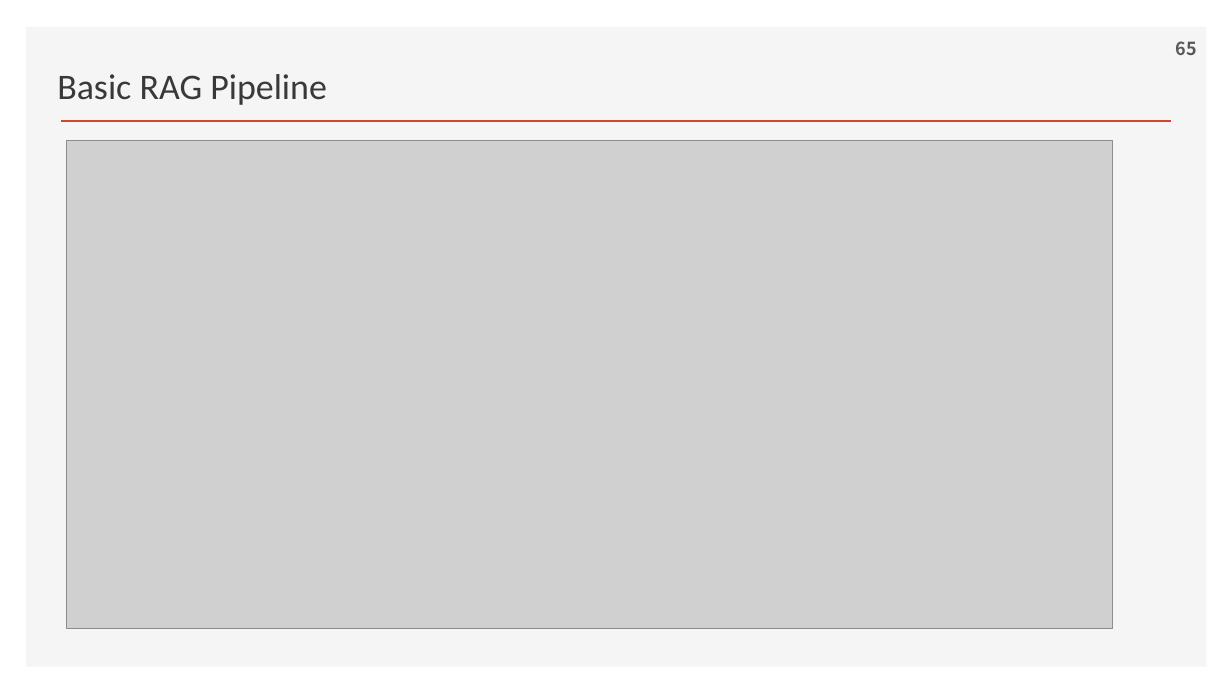
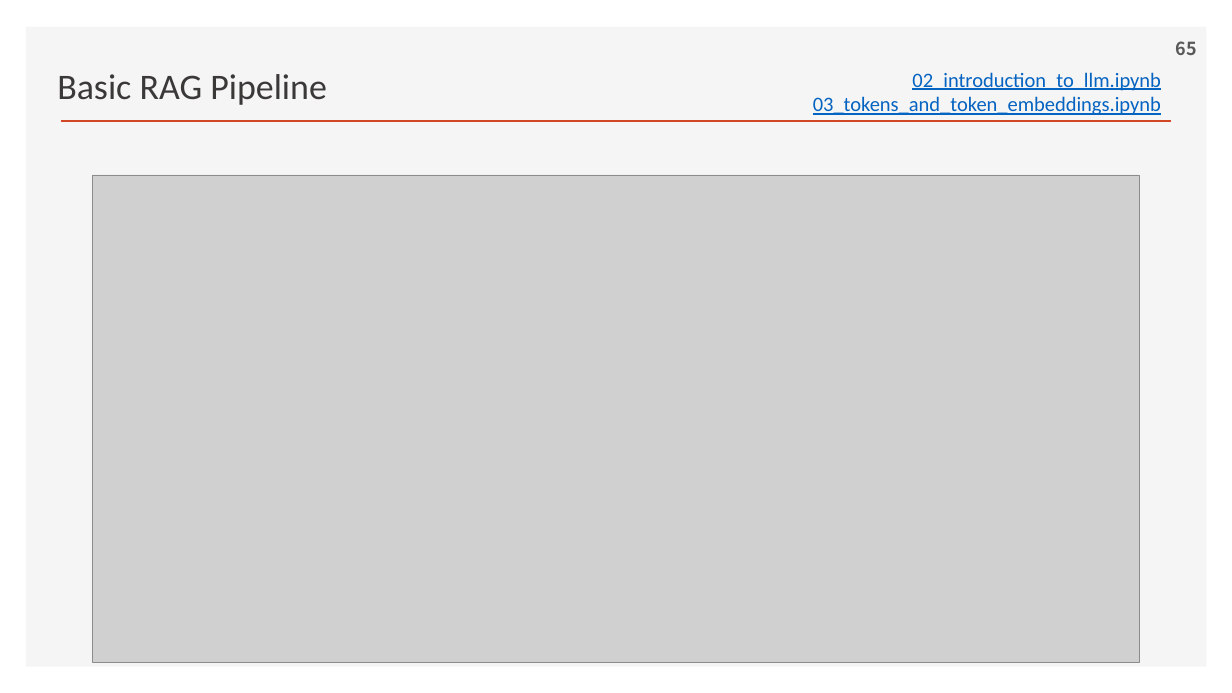
Before and after one commit to ancestor9/2026_Fall_AI-Workflow, a slide deck: slide 65 of PPTs/04_AI Workflow_n8n.pptx. Drawn at 1232x693 pixels with LibreOffice and Linux fonts; fonts in the diff are those of the drawing; grey boxes stand for pictures; background and template pictures are left out. Boxes give left, top, right and bottom in pixels: in the first picture for what was removed or moved away, otherwise in the second. Text is boxed around its words. In the diff, an @@ line names an element or a change of style, - is before the commit and + after.

```diff
--- a/PPTs/04_AI Workflow_n8n.pptx
+++ b/PPTs/04_AI Workflow_n8n.pptx
@@ text added at [813,72,1161,115], 16 pt, text #0563C1, underline @@
+02_introduction_to_llm.ipynb
+03_tokens_and_token_embeddings.ipynb
@@ picture: place and size @@
-picture at [67,140,1113,628]
+picture at [93,175,1140,663]
```
